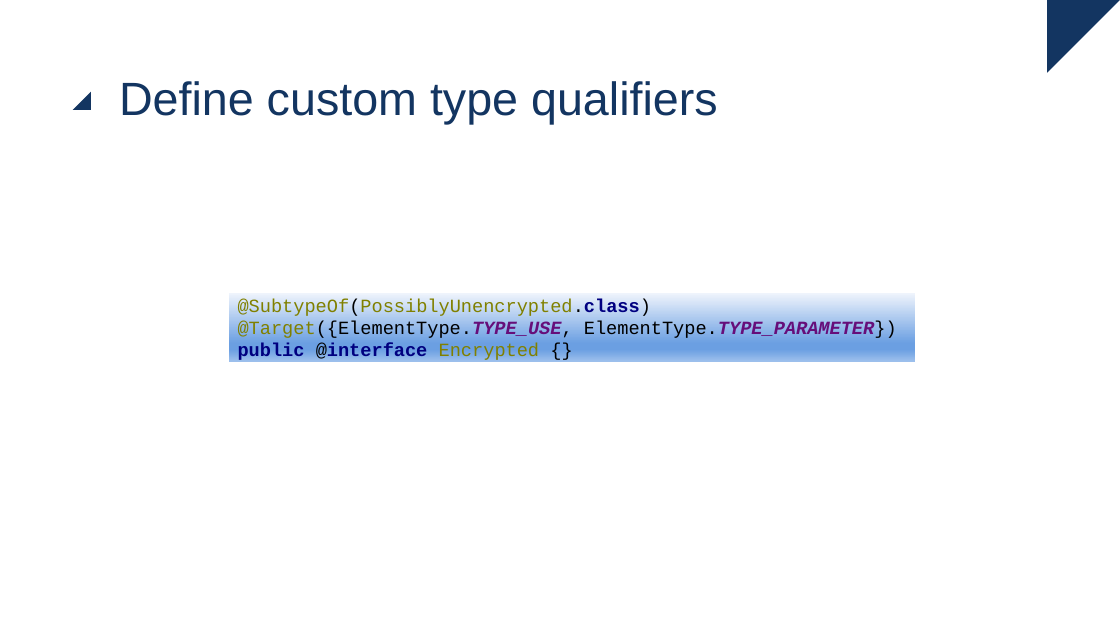
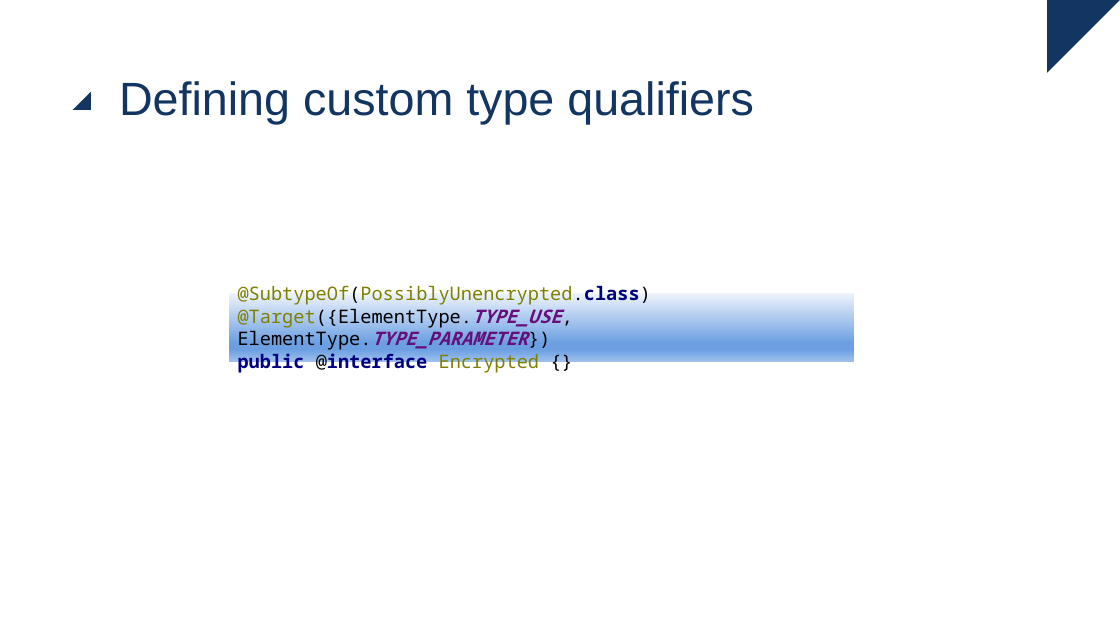
Before and after one commit to ingmars1709/checker, a slide deck: slide 22 of Checker Framework.pptx. Drawn at 1120x630 pixels with LibreOffice and Linux fonts; fonts in the diff are those of the drawing. Boxes give left, top, right and bottom in pixels: in the first picture for what was removed or moved away, otherwise in the second. Text is boxed around its words. In the diff, an @@ line names an element or a change of style, - is before the commit and + after.

```diff
--- a/Checker Framework.pptx
+++ b/Checker Framework.pptx
@@ title at <box>119,81,754,124</box>: text changed @@
-Define custom type qualifiers
+Defining custom type qualifiers
@@ text "@SubtypeOf(PossiblyUnencrypted.class) @Target({ElementType.T ...": place and size @@
-text "@SubtypeOf(PossiblyUnencrypted.class) @Target({ElementType.T ..." at <box>229,289,916,365</box>
+text "@SubtypeOf(PossiblyUnencrypted.class) @Target({ElementType.T ..." at <box>229,289,854,365</box>
@@ text "@SubtypeOf(PossiblyUnencrypted.class) @Target({ElementType.T ..." at <box>229,289,854,365</box>: font Courier New to Noto Sans Mono @@
```
Also in this commit, not shown: 4 other slides changed, 1 slide added, 2 other files.
